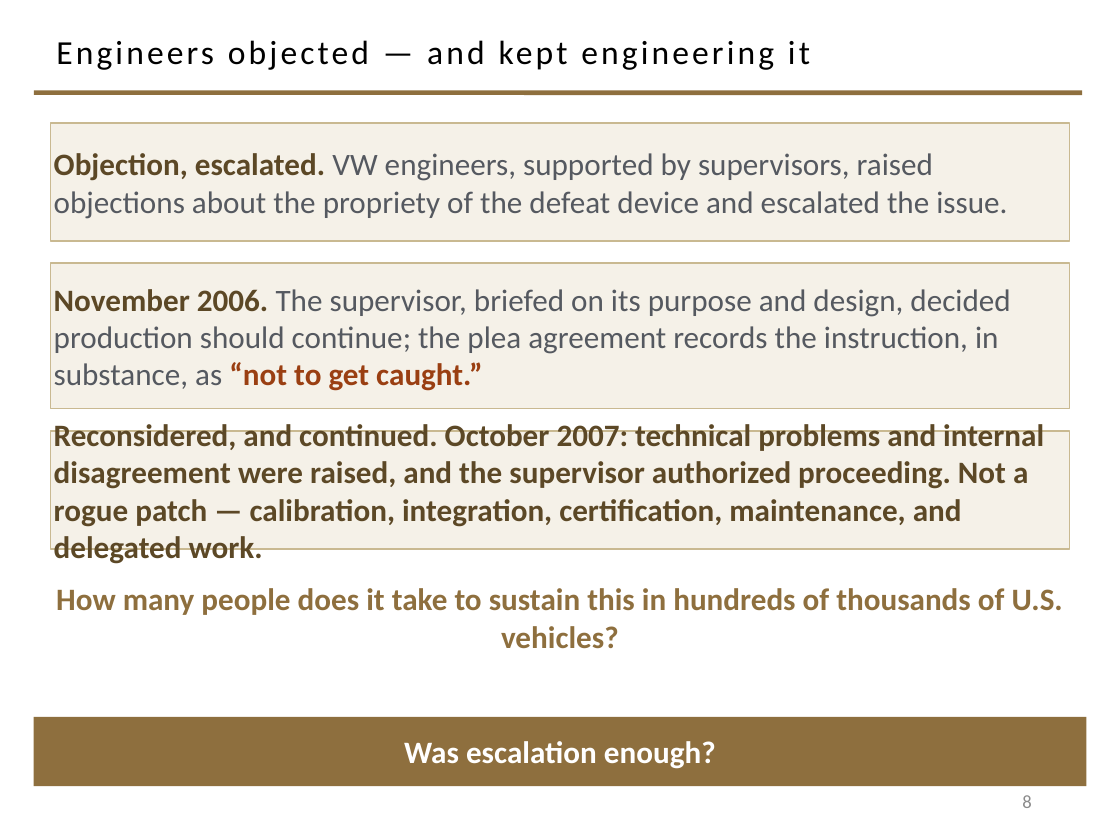
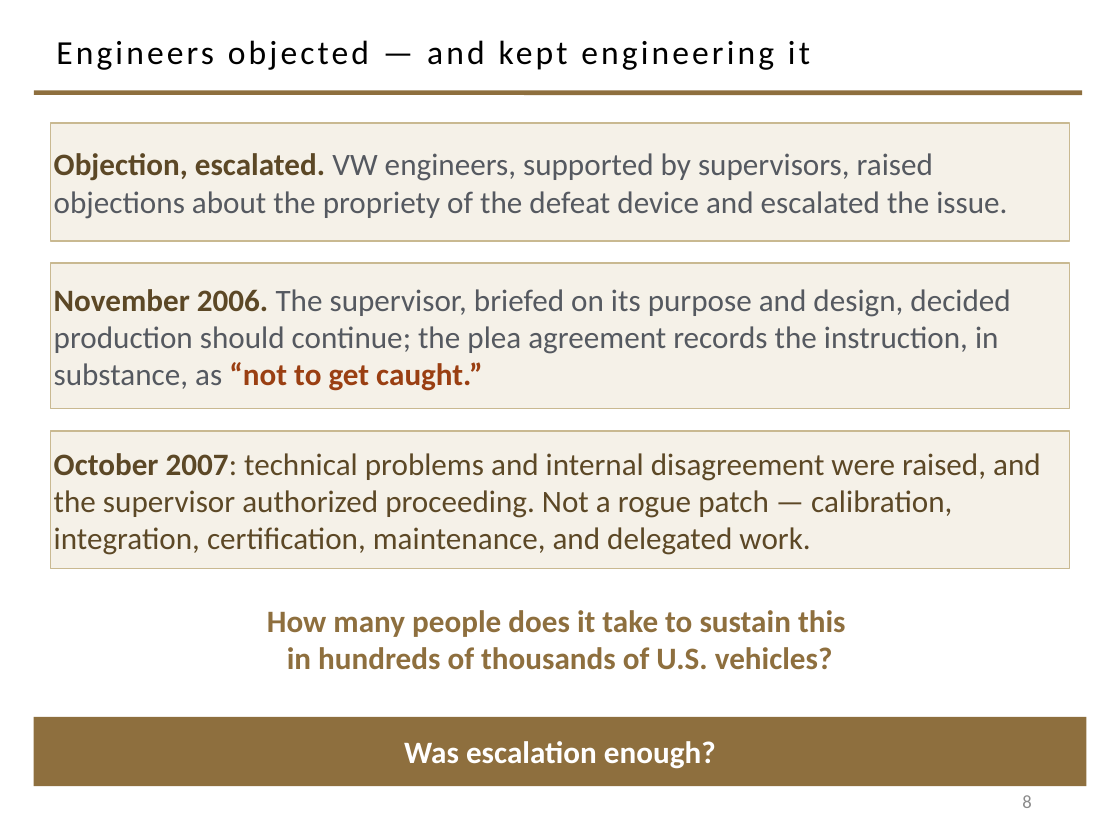
Before and after one commit to davisjam/model-based-agentic-software-engineering, a slide deck: slide 8 of course/lectures/act-2-delegation-and-control/04-failure-aware-engineering/2-4-Failure-Aware-Engineering.pptx. Drawn at 1120x840 pixels with LibreOffice and Linux fonts; fonts in the diff are those of the drawing; background and template pictures are left out. Boxes give left, top, right and bottom in pixels: in the first picture for what was removed or moved away, otherwise in the second. Text is boxed around its words. In the diff, an @@ line names an element or a change of style, - is before the commit and + after.

Commit message:
deck 2-4: fold in the author's editing pass
Author's own edits, made directly in the deck and copied back in. Verified additive, not
a revert: their copy already carried the phase-6 layout fixes (both ColumnHeading pairs
at 14pt, the 28pt closing), so nothing of the prior pass is lost.

Seven slides changed:
- 5  "DOJ: VW engineers concluded …" — names the company
- 8  drops the "Reconsidered, and continued." prefix I had added when folding the old
     2007 slide in, and breaks the sustain-question label across two lines
- 9  DOJ quote split from the lead sentence
- 10 "improve the defeat device !" — the irony gets its punctuation
- 11 the penalty and the settlements become separate lines
- 13 "Useful but narrow." — comma dropped
- 17 breadth axis relabelled: Broader / Less / More / structure, replacing
     BROADER / NARROWER CAUSAL BOUNDARY / more structure represented

Integrity verified before commit: 34 slides, 0 duplicate zip entries, zip CRC clean,
check_pptx_opc PASS, check_pptx_schema PASS. A copy of the incoming file is parked at
/tmp/deck-downloads-backup-261015.0930.pptx.

```diff
--- a/course/lectures/act-2-delegation-and-control/04-failure-aware-engineering/2-4-Failure-Aware-Engineering.pptx
+++ b/course/lectures/act-2-delegation-and-control/04-failure-aware-engineering/2-4-Failure-Aware-Engineering.pptx
@@ rectangle "October 2007: technical problems and ...": place and size @@
-rectangle "October 2007: technical problems and ..." at [50,431,1070,549]
+rectangle "October 2007: technical problems and ..." at [50,431,1070,569]
@@ text in rectangle at [54,453,1041,555]: text changed; bold off @@
-Reconsidered, and continued. October 2007: technical problems and internal disagreement were raised, and the supervisor authorized proceeding. Not a rogue patch — calibration, integration, certification, maintenance, and delegated work.
+October 2007: technical problems and internal disagreement were raised, and the supervisor authorized proceeding. Not a rogue patch — calibration, integration, certification, maintenance, and delegated work.
@@ text at [267,610,846,670]: text changed @@
-How many people does it take to sustain this in hundreds of thousands of U.S. vehicles?
+How many people does it take to sustain this
+in hundreds of thousands of U.S. vehicles?
```
Also in this commit, not shown: 8 other slides changed.
